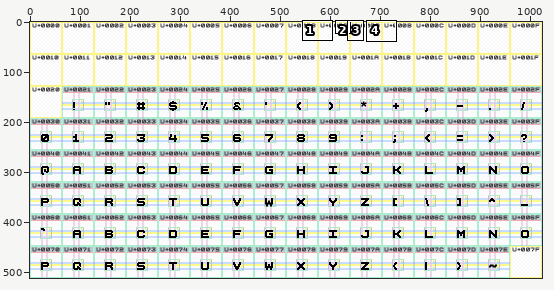
One commit to this pixel-art file: projects/Basic Latin/design.aseprite. Above, an overview of the earlier version with the close-up marked.
Close-up. The starting point:
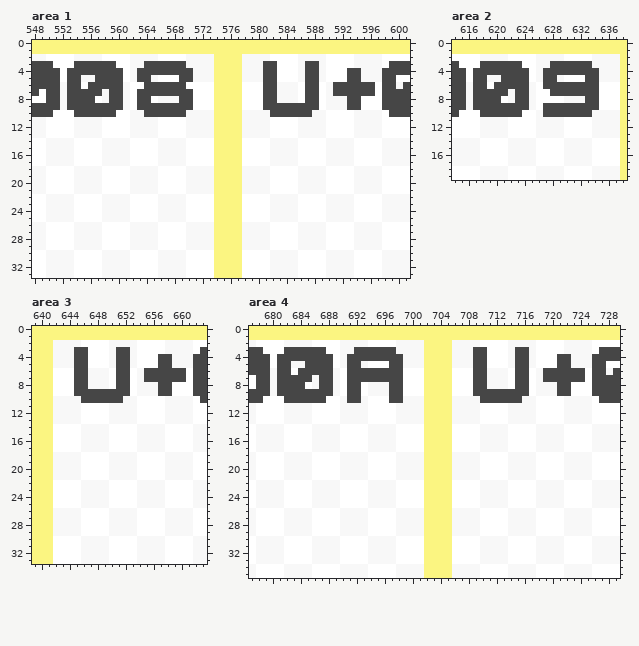
1024x512 pixels, 1 frame. Colours within 5 levels of each other are drawn and written as one. Shown: area 1: x 548..601, y 0..33; area 2: x 614..638, y 0..19; area 3: x 639..663, y 0..33; area 4: x 677..729, y 0..35. The commit also changed other parts of the picture, which this record leaves out.
And afterwards:
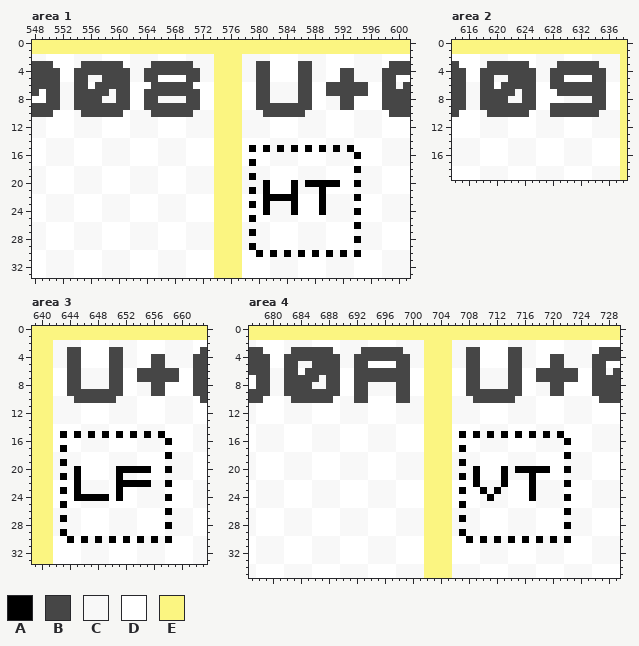
Palette (. is transparent): A #000000  B #464646  C #f8f8f8  D #ffffff  E #fbf581
Edits made:
Changed rows in their new state; - is an unchanged pixel.
Area 1, layer "Font Table":
first column x 553:
 3 -C-----B---C-----B---------B-D---B-C--------
 4 D-------B-C-------B--------B-D---B-C---B-C--
 5 D-B-C---B-C-B---D-B--------B-D---B-C---B-C--
 6 C-BD----B--D-----B---------B-C---B-D-B-----D
 7 C----BC-B-D-------B--------B-C---B-D-B-----D
 8 C---B-C-B-D-B---C-B--------B-C---B-D---B-D--
 9 C-------B-D-------B--------B-------D---B-D--
10 -C-----B---C-----B----------B-----C---------
first column x 579:
15 A-A-A-A-A-A-A-A-
16 ---------------A
17 A---------------
18 ---------------A
19 A---------------
20 --A---A-AAAAA--A
21 A-A---A---A-----
22 --AAAAA---A----A
23 A-A---A---A-----
24 --A---A---A----A
25 A---------------
26 ---------------A
27 A---------------
28 ---------------A
29 A---------------
30 -A-A-A-A-A-A-A-A
Area 2, layer "Font Table":
first column x 617:
 3 -C-----B---C-----B-
 4 D-------B-C-------B
 5 D-B-C---B-C-B---D-B
 6 C-BD----B-D-------B
 7 C----BC-B--D------B
 8 C---B-C-B-------C-B
 9 C-------B-D-------B
10 -C-----B--C------B-
Area 3, layer "Font Table":
first column x 644:
 3 B-D---B-C--------
 4 B-D---B-C---B-C--
 5 B-D---B-C---B-C--
 6 B-C---B-D-B-----D
 7 B-C---B-D-B-----D
 8 B-C---B-D---B-D--
 9 B-------D---B-D--
10 -B-----C---------
first column x 643:
15 A-A-A-A-A-A-A-A-
16 ---------------A
17 A---------------
18 ---------------A
19 A---------------
20 --A-----AAAAA--A
21 A-A-----A-------
22 --A-----AAAAA--A
23 A-A-----A-------
24 --AAAAA-A------A
25 A---------------
26 ---------------A
27 A---------------
28 ---------------A
29 A---------------
30 -A-A-A-A-A-A-A-A
Area 4, layer "Font Table":
first column x 681:
 3 -C-----B---C-----B---------B-D---B-C--------
 4 D-------B-C-------B--------B-D---B-C---B-C--
 5 D-B-C---B-C-B---D-B--------B-D---B-C---B-C--
 6 C-BD----B-D-------B--------B-C---B-D-B-----D
 7 C----BC-B-D-------B--------B-C---B-D-B-----D
 8 C---B-C-B-D-B---C-B--------B-C---B-D---B-D--
 9 C-------B-D-B---C-B--------B-------D---B-D--
10 -C-----B--C-B---D-B---------B-----C---------
first column x 707:
15 A-A-A-A-A-A-A-A-
16 ---------------A
17 A---------------
18 ---------------A
19 A---------------
20 --A---A-AAAAA--A
21 A-A---A---A-----
22 --A---A---A----A
23 A--A-A----A-----
24 ----A-----A----A
25 A---------------
26 ---------------A
27 A---------------
28 ---------------A
29 A---------------
30 -A-A-A-A-A-A-A-A
